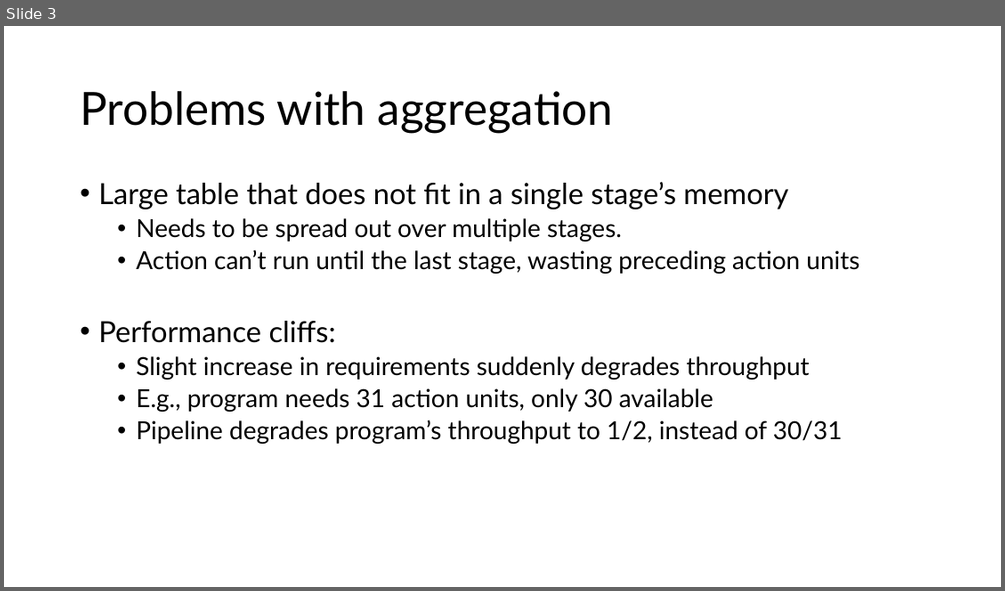
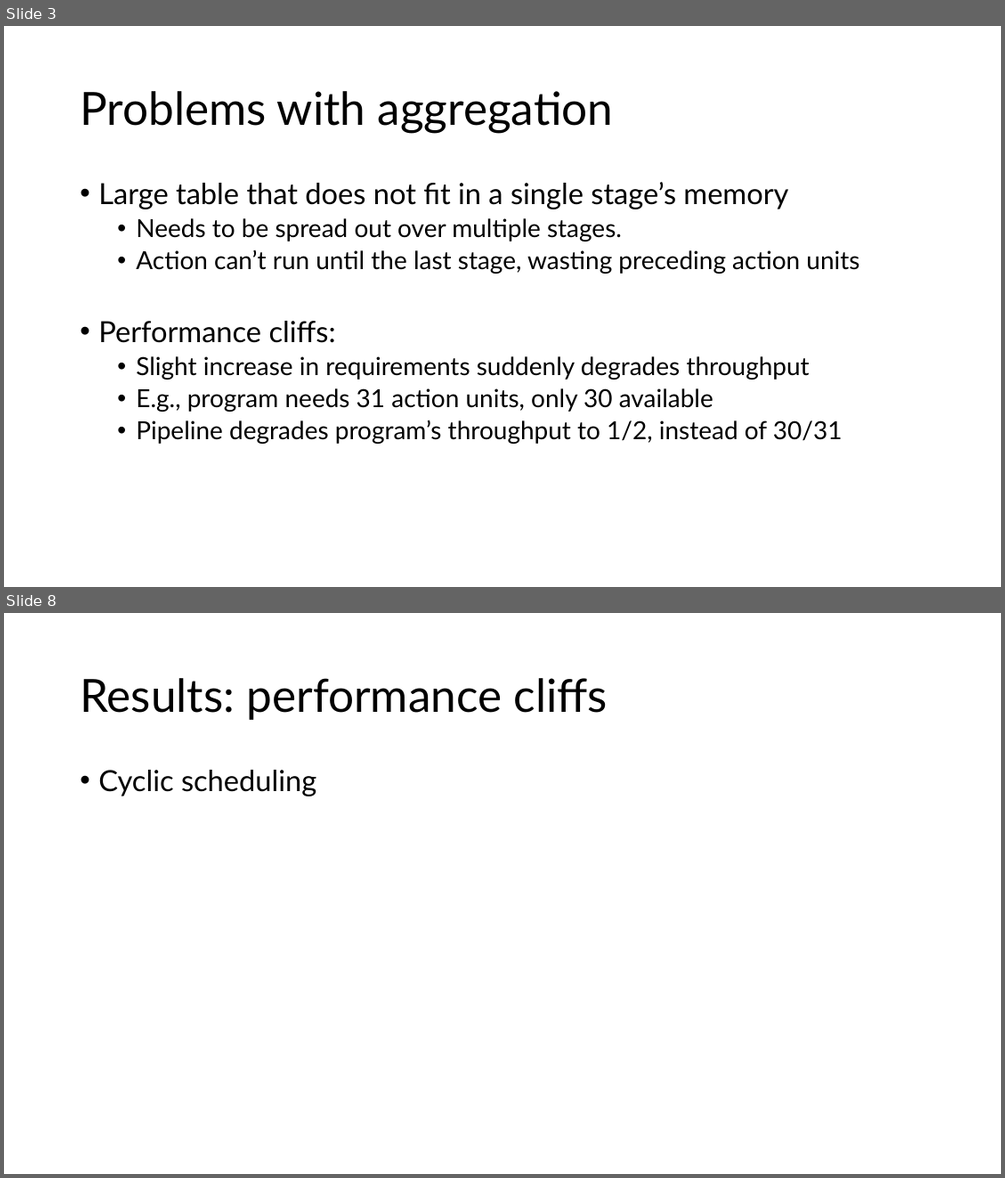
Before and after one commit to anirudhSK/drmt_talk, a slide deck: drmt.pptx. Shown one above the other, each under a label of ours: slide 3 before the commit, slides 3 and 8 after it; the slides between them are not shown. The pictures are 1005x591 and 1005x1178 pixels, drawn with LibreOffice and Linux fonts; fonts in the diff are those of the drawing. Boxes give left, top, right and bottom in pixels: in the first picture for what was removed or moved away, otherwise in the second. Text is boxed around its words. In the diff, an @@ line names an element or a change of style, - is before the commit and + after.

```diff
--- a/drmt.pptx
+++ b/drmt.pptx
@@ slide 8 added at (4, 613, 1001, 1174), background #FFFFFF @@
@@ title added at (80, 678, 607, 720), 44 pt, text #000000 @@
+Results: performance cliffs
@@ text added at (98, 770, 316, 796), 28 pt, text #000000 @@
+• Cyclic scheduling
```
Also in this commit, not shown: 1 slide changed, 4 other slides added.
